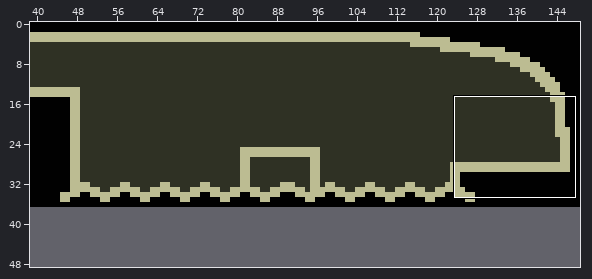
Two states of a Tiled map (JSON), assets/tiled/rooms/outlands_e.json. Above: a wide view before the commit, with the close-up outlined.
Close-up. Before:
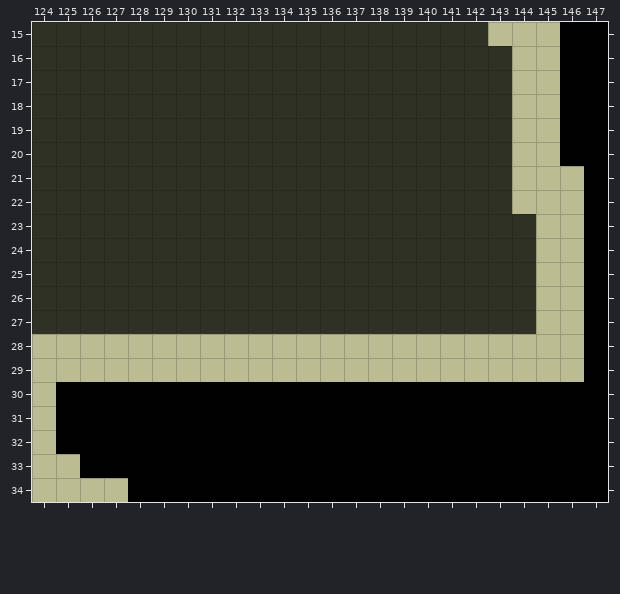
Cells are 12x12 px. Shown: x 124..147, y 15..34. The commit also changed other parts of the map, which this record leaves out. The old version is drawn lined up with the new one.
New version:
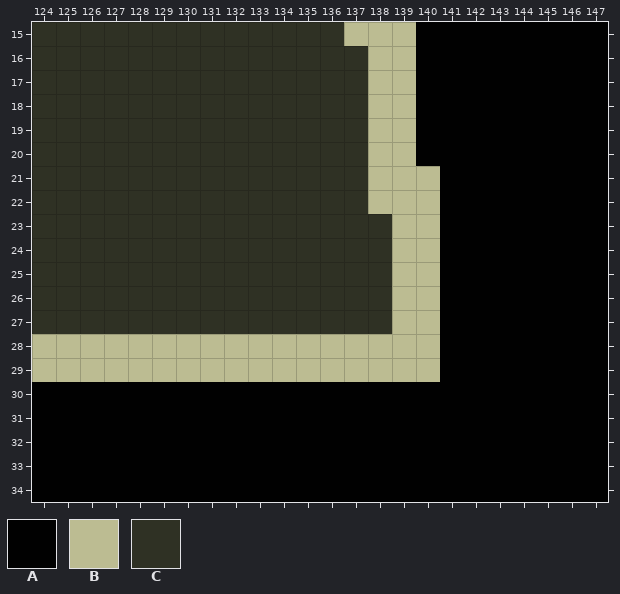
Key: from "world-map12": A 28, B 112, C 421.
_ is an empty cell.
The edit:
map size 111x37 -> 149x49 cells (old content now starts at 38,0; both pictures use the new coordinates)
Layer "world-map":
Tile B becomes tile A in row 15 at x 143 to 145; in rows 16 to 20 at x 144 to 145; in rows 21 to 22 at x 144 to 146; in rows 23 to 27 at x 145 to 146; in rows 28 to 29 at x 141 to 146; in rows 30 to 32 at x 124.
Tile B becomes tile A in row 33 at x 124 to 125; in row 34 at x 124 to 127.
Tile C becomes tile A in row 15 at x 140 to 142; in rows 16 to 20 at x 140 to 143; in rows 21 to 22 at x 141 to 143; in rows 23 to 27 at x 141 to 144.
Tile C becomes tile B in row 15 at x 137 to 139; in rows 16 to 20 at x 138 to 139; in rows 21 to 22 at x 138 to 140; in rows 23 to 27 at x 139 to 140.
Pixel boxes of the changes (left, top, right, bottom) in both close-ups:
changed: (344, 22, 584, 382)
changed: (32, 382, 128, 502)
